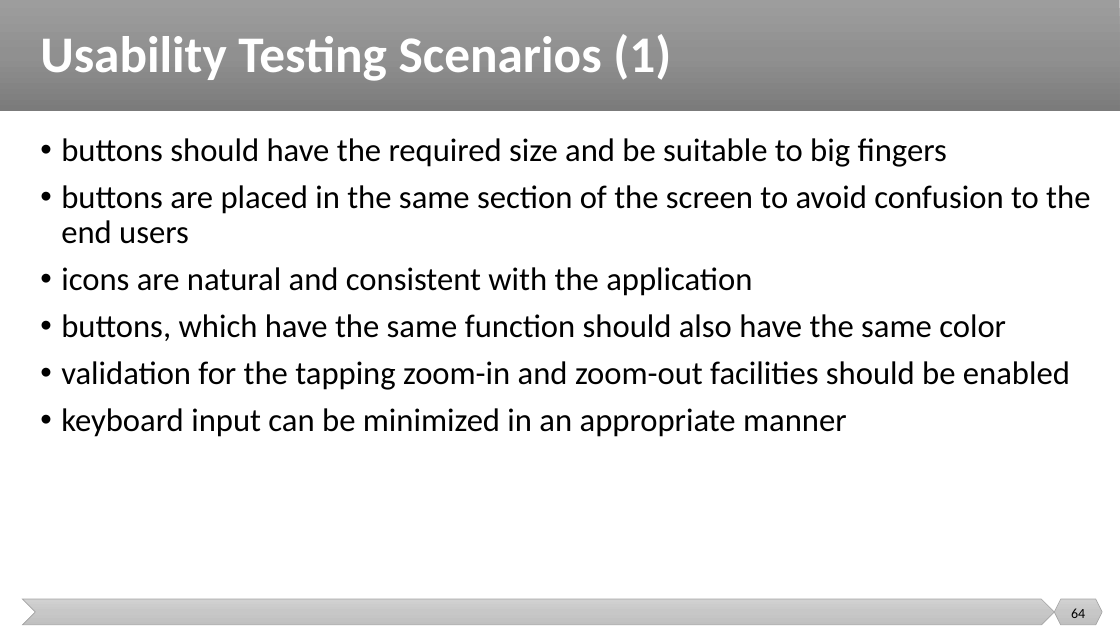
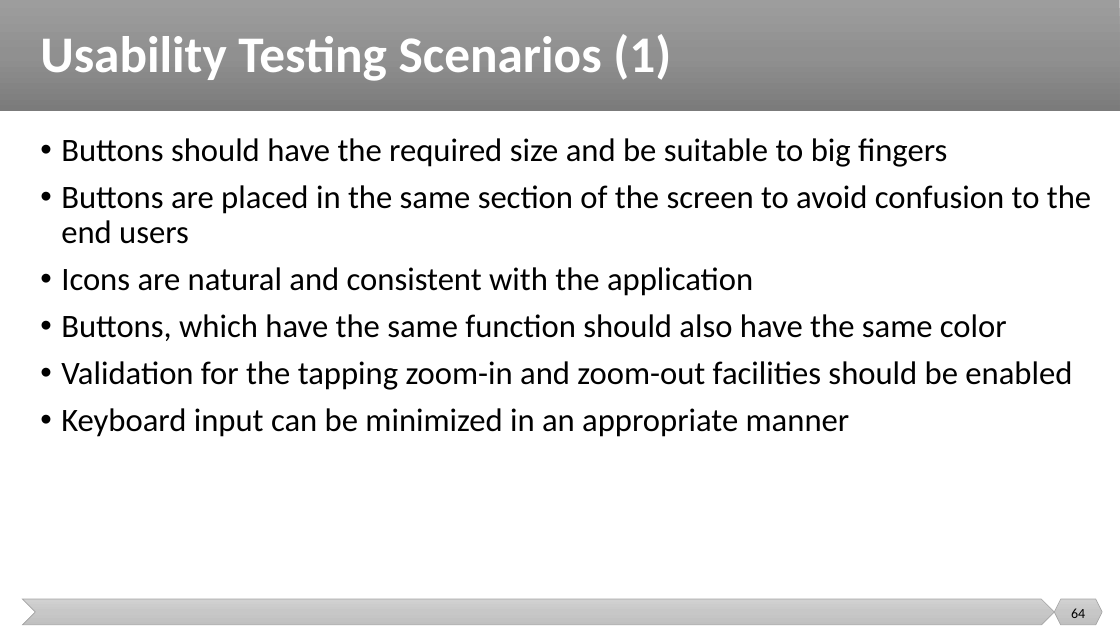
Before and after one commit to malenezi/malenezi, a slide deck: slide 64 of new_SE401/Lectures/10-Advanced Topics/Advanced Topics.pptx. Drawn at 1120x630 pixels with LibreOffice and Linux fonts; fonts in the diff are those of the drawing. Boxes give left, top, right and bottom in pixels: in the first picture for what was removed or moved away, otherwise in the second. Text is boxed around its words. In the diff, an @@ line names an element or a change of style, - is before the commit and + after.

```diff
--- a/new_SE401/Lectures/10-Advanced Topics/Advanced Topics.pptx
+++ b/new_SE401/Lectures/10-Advanced Topics/Advanced Topics.pptx
@@ text at box(61, 138, 1091, 437): text changed @@
-• buttons should have the required size and be suitable to big fingers
-• buttons are placed in the same section of the screen to avoid confusion to the end users
-• icons are natural and consistent with the application
-• buttons, which have the same function should also have the same color
-• validation for the tapping zoom-in and zoom-out facilities should be enabled
-• keyboard input can be minimized in an appropriate manner
+• Buttons should have the required size and be suitable to big fingers
+• Buttons are placed in the same section of the screen to avoid confusion to the end users
+• Icons are natural and consistent with the application
+• Buttons, which have the same function should also have the same color
+• Validation for the tapping zoom-in and zoom-out facilities should be enabled
+• Keyboard input can be minimized in an appropriate manner
```
Also in this commit, not shown: 20 other slides changed, 3 slides added, 2 other files.
